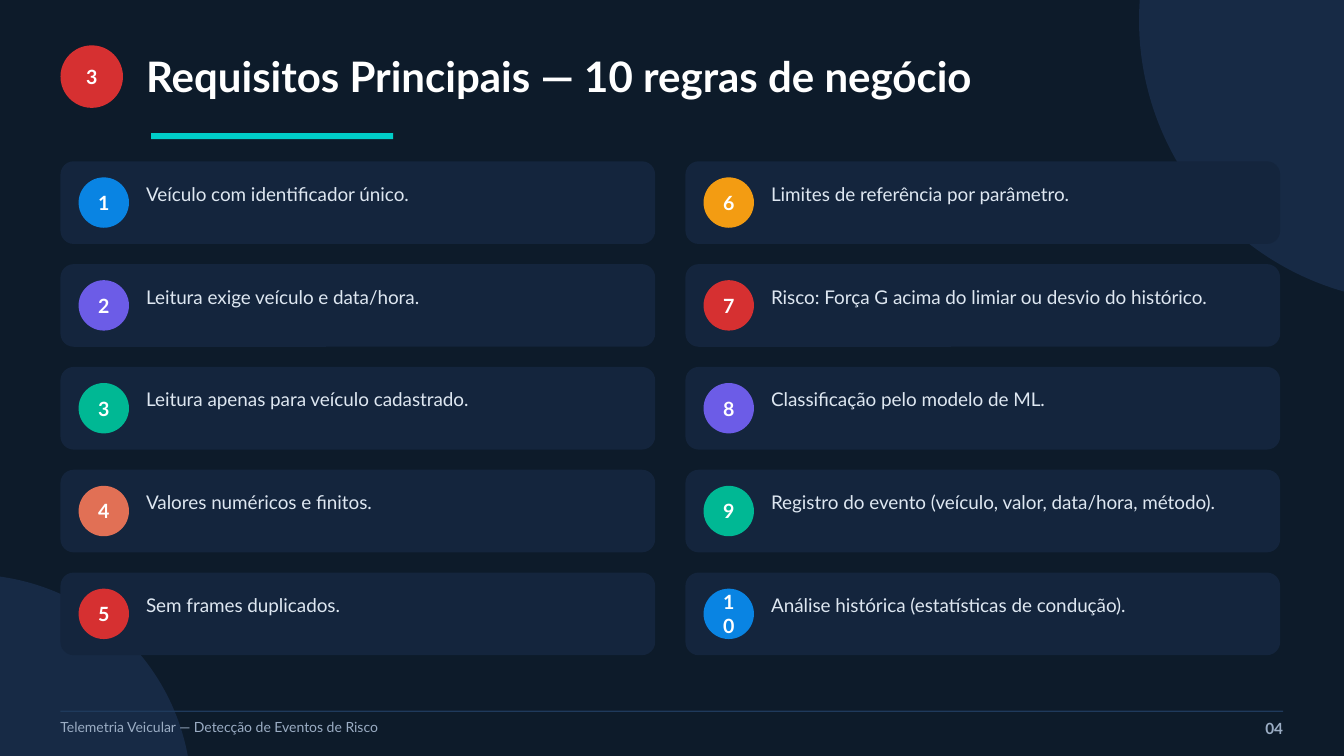
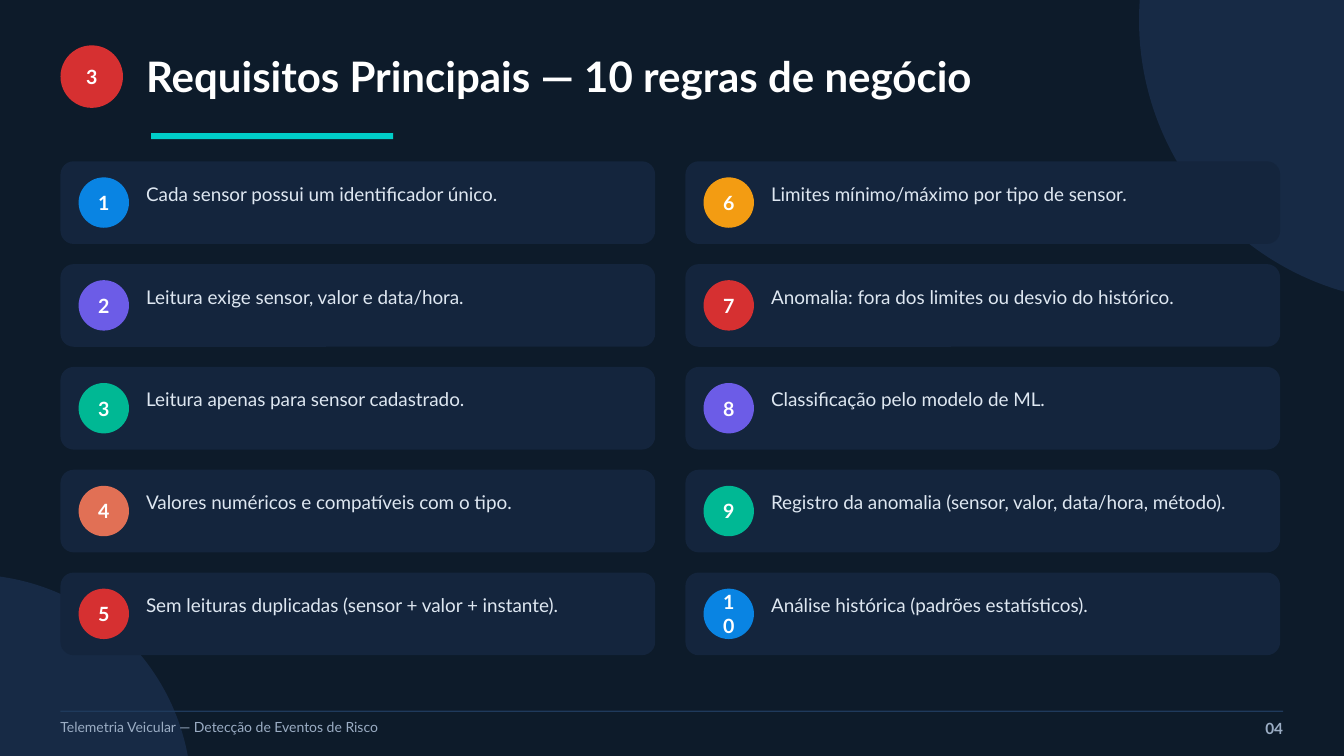
Before and after one commit to joaomauricio22/sensores-iot, a slide deck: slide 4 of apresentacao/slides_pav.pptx. Drawn at 1344x756 pixels with LibreOffice and Linux fonts; fonts in the diff are those of the drawing. Boxes give left, top, right and bottom in pixels: in the first picture for what was removed or moved away, otherwise in the second. Text is boxed around its words. In the diff, an @@ line names an element or a change of style, - is before the commit and + after.

Commit message:
Restaura as regras de negócio originais e remove referências à IC/INMETRO

```diff
--- a/apresentacao/slides_pav.pptx
+++ b/apresentacao/slides_pav.pptx
@@ text at (146,187,497,205): text changed @@
-Veículo com identificador único.
+Cada sensor possui um identificador único.
@@ text at (771,187,1127,205): text changed @@
-Limites de referência por parâmetro.
+Limites mínimo/máximo por tipo de sensor.
@@ text at (146,290,464,308): text changed @@
-Leitura exige veículo e data/hora.
+Leitura exige sensor, valor e data/hora.
@@ text at (771,290,1174,304): text changed @@
-Risco: Força G acima do limiar ou desvio do histórico.
+Anomalia: fora dos limites ou desvio do histórico.
@@ text at (146,392,465,410): text changed @@
-Leitura apenas para veículo cadastrado.
+Leitura apenas para sensor cadastrado.
@@ text at (146,495,511,513): text changed @@
-Valores numéricos e finitos.
+Valores numéricos e compatíveis com o tipo.
@@ text at (771,494,1226,513): text changed @@
-Registro do evento (veículo, valor, data/hora, método).
+Registro da anomalia (sensor, valor, data/hora, método).
@@ text at (146,597,558,616): text changed @@
-Sem frames duplicados.
+Sem leituras duplicadas (sensor + valor + instante).
@@ text at (771,597,1088,616): text changed @@
-Análise histórica (estatísticas de condução).
+Análise histórica (padrões estatísticos).
```
Also in this commit, not shown: 1 other slide changed, 6 other files.
